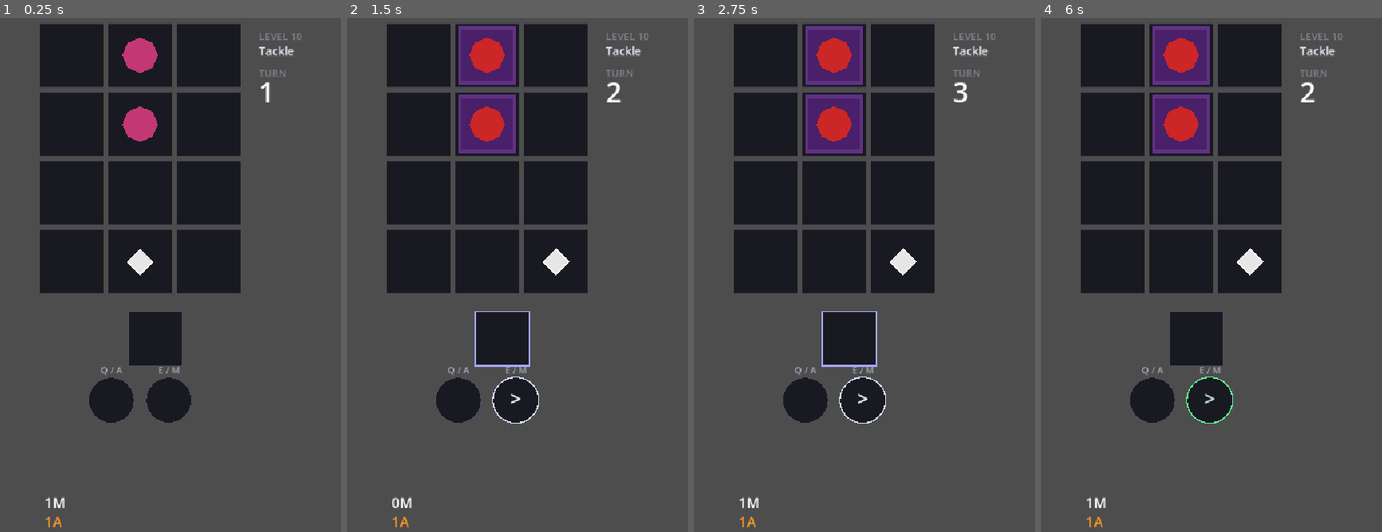
Above: before the commit, frames 1-4 (left to right).
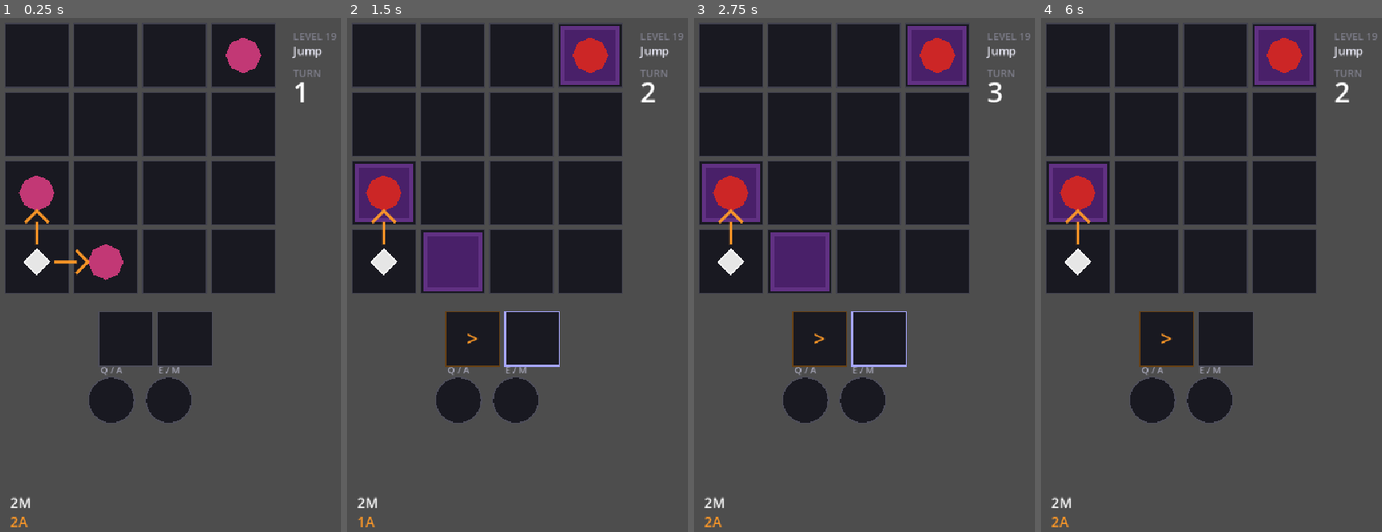
Above: after the commit, the same moments.

Repository: Periodev/DIR
Game: Godot game, scene res://main.tscn
The game is run twice, just before and just after one commit, with the same random seed, the same clock (stepped at 60 frames per second) and the same inputs.
Inputs:
- Up to frame 1 (0.25 s): no input
- Up to frame 2 (1.5 s): tap Enter at 0.5 s; hold Right 0.53-1.28 s; tap 1 at 0.6 s; tap Space at 0.77, 1.25 s; hold Down from 1.28 s (still down); tap 2 at 1.35 s
- Up to frame 3 (2.75 s): tap Space at 1.52 s; tap Enter at 2 s; release Down at 2.03 s; hold Right from 2.03 s (still down); tap 3 at 2.1 s
- Up to frame 4 (6 s): tap Space at 2.75, 3.02, 3.77, 4.25, 4.52 s; release Right at 2.78 s; hold Up 2.78-3.53 s; tap 4 at 2.85 s; tap Enter at 3.5, 5.85 s; hold Left 3.53-5.03 s; tap R at 3.6 s; tap Q at 4.35 s; hold Down 5.03-5.78 s; tap E at 5.1 s; hold Right from 5.78 s (still down)

The runs differ from the first frame. In frame 1, 18% of the frame differs, in the area x 1-99%, y 1-100%; in frame 2, 24%; in frame 3, 24%; in frame 4, 22%.

Commit message:
Add level authoring tools and solution sequence notes

Diff:
--- a/godot_project/scripts/LevelConstants.gd
+++ b/godot_project/scripts/LevelConstants.gd
@@ -5,7 +5,7 @@
 const Zone2 = preload("res://scripts/LevelConstants_Zone2.gd")
 const Zone3 = preload("res://scripts/LevelConstants_Zone3.gd")
 
-const DEFAULT_LOAD_ZONE: int = 2
+const DEFAULT_LOAD_ZONE: int = 3
 
 
 static func first_level() -> Dictionary:
--- a/godot_project/scripts/LevelConstants_Zone1.gd
+++ b/godot_project/scripts/LevelConstants_Zone1.gd
@@ -15,6 +15,7 @@
 		"move_limit": 0,
 		"attack_limit": 2,
 		"unlocked_slot_count": 1,
+		#AASR
 	},
 
 	{
@@ -31,6 +32,7 @@
 		"move_limit": 0,
 		"attack_limit": 2,
 		"unlocked_slot_count": 1,
+		#AASR
 	},
 
 	{
@@ -46,6 +48,7 @@
 		"move_limit": 1,
 		"attack_limit": 2,
 		"unlocked_slot_count": 1,
+		#AASMR
 	},
 
 	{
@@ -61,6 +64,7 @@
 		"move_limit": 1,
 		"attack_limit": 2,
 		"unlocked_slot_count": 1,
+		#AMASR
 	},
 
 	{
@@ -77,6 +81,7 @@
 		"move_limit": 2,
 		"attack_limit": 2,
 		"unlocked_slot_count": 1,
+		#AMMASR
 	},
 
 	{
@@ -93,6 +98,7 @@
 		"move_limit": 2,
 		"attack_limit": 2,
 		"unlocked_slot_count": 1,
+		#AMAMSR, MAMASR
 	},
 
 	{
@@ -109,6 +115,7 @@
 		"move_limit": 2,
 		"attack_limit": 2,
 		"unlocked_slot_count": 1,
+		#AMASMR
 	},
 
 	{
@@ -126,6 +133,7 @@
 		"move_limit": 2,
 		"attack_limit": 2,
 		"unlocked_slot_count": 1,
+		#AMASMR
 	},
 
 	{
@@ -142,5 +150,6 @@
 		"move_limit": 2,
 		"attack_limit": 3,
 		"unlocked_slot_count": 1,
+		#AMASAMR
 	},
 ]
--- a/godot_project/scripts/LevelConstants_Zone2.gd
+++ b/godot_project/scripts/LevelConstants_Zone2.gd
@@ -17,6 +17,7 @@
 		"move_limit": 1,
 		"attack_limit": 1,
 		"unlocked_slot_count": 1,
+		#MASR
 	},
 
 	{
@@ -34,6 +35,7 @@
 		"move_limit": 1,
 		"attack_limit": 1,
 		"unlocked_slot_count": 1,
+		#AMSR
 	},
 
 	{
@@ -51,6 +53,7 @@
 		"move_limit": 1,
 		"attack_limit": 1,
 		"unlocked_slot_count": 1,
+		#AMSR
 	},
 
 	{
@@ -67,6 +70,7 @@
 		"move_limit": 1,
 		"attack_limit": 1,
 		"unlocked_slot_count": 1,
+		#MASR
 	},
 
 	{
@@ -84,6 +88,7 @@
 		"move_limit": 1,
 		"attack_limit": 1,
 		"unlocked_slot_count": 1,
+		#MASR
 	},
 	{
 		"zone": 2,
@@ -100,6 +105,7 @@
 		"move_limit": 2,
 		"attack_limit": 1,
 		"unlocked_slot_count": 1,
+		#MMASR
 	},
 
 
@@ -118,6 +124,7 @@
 		"move_limit": 2,
 		"attack_limit": 2,
 		"unlocked_slot_count": 1,
+		#MAMSRA
 	},
 
 	{
@@ -134,6 +141,7 @@
 		"move_limit": 1,
 		"attack_limit": 2,
 		"unlocked_slot_count": 1,
+		#MASRA
 	},
 
 	{
@@ -151,5 +159,6 @@
 		"move_limit": 2,
 		"attack_limit": 2,
 		"unlocked_slot_count": 1,
+		#AMSRAMSR
 	},
 ]
--- a/godot_project/scripts/LevelConstants_Zone3.gd
+++ b/godot_project/scripts/LevelConstants_Zone3.gd
@@ -17,6 +17,8 @@
 		"move_limit": 2,
 		"attack_limit": 2,
 		"unlocked_slot_count": 2,
+		"kill_recovery_enabled": false,
+		#AAMSRMSR
 	},
 
 	{
@@ -25,40 +27,65 @@
 		"code": "3-2",
 		"title": "Cut in",
 		"object_map": """
-.@EE
-..E.
-.EE.
-..E.
+@EE
+.E.
+EE.
+.E.
 """,
 		"direction_map": "",
 		"move_limit": 1,
 		"attack_limit": 3,
 		"unlocked_slot_count": 2,
+		"kill_recovery_enabled": false,
+		#AMSAASRR
 	},
 
 	{
 		"zone": 3,
 		"index": 3,
 		"code": "3-3",
-		"title": "Setup",
+		"title": "Crowded",
 		"object_map": """
-E@E
-.E.
 EE.
+EEE
+@E.
 """,
 		"direction_map": "",
 		"move_limit": 1,
 		"attack_limit": 3,
 		"unlocked_slot_count": 2,
+		"kill_recovery_enabled": false,
+		#AASMASRR, AAMSASRR
 	},
+
 
 	{
 		"zone": 3,
 		"index": 4,
 		"code": "3-4",
+		"title": "Hold",
+		"object_map": """
+E.E
+EE@
+..E
+""",
+		"direction_map": "",
+		"move_limit": 1,
+		"attack_limit": 3,
+		"unlocked_slot_count": 2,
+		"kill_recovery_enabled": false,
+		#AASAMSRR
+	},
+
+
+	{
+		"zone": 3,
+		"index": 5,
+		"code": "3-5",
 		"title": "Brake",
 		"object_map": """
-@EE
+.E.
+@E.
 .EE
 .E.
 """,
@@ -66,5 +93,10 @@
 		"move_limit": 1,
 		"attack_limit": 3,
 		"unlocked_slot_count": 2,
+		"kill_recovery_enabled": false,
+		#AMSARASR
 	},
+
+
+
 ]
Not shown, added: godot_project/tools/ascii_level_editor.html
Not shown, added: godot_project/tools/vector_sequence_calculator.html
